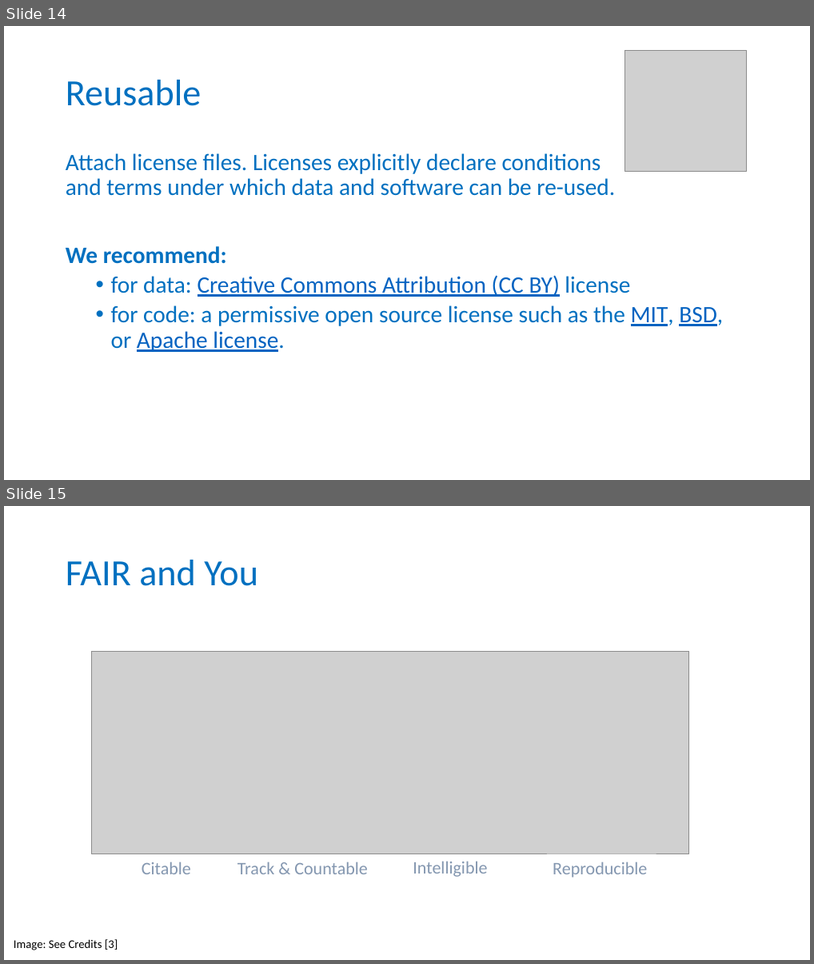
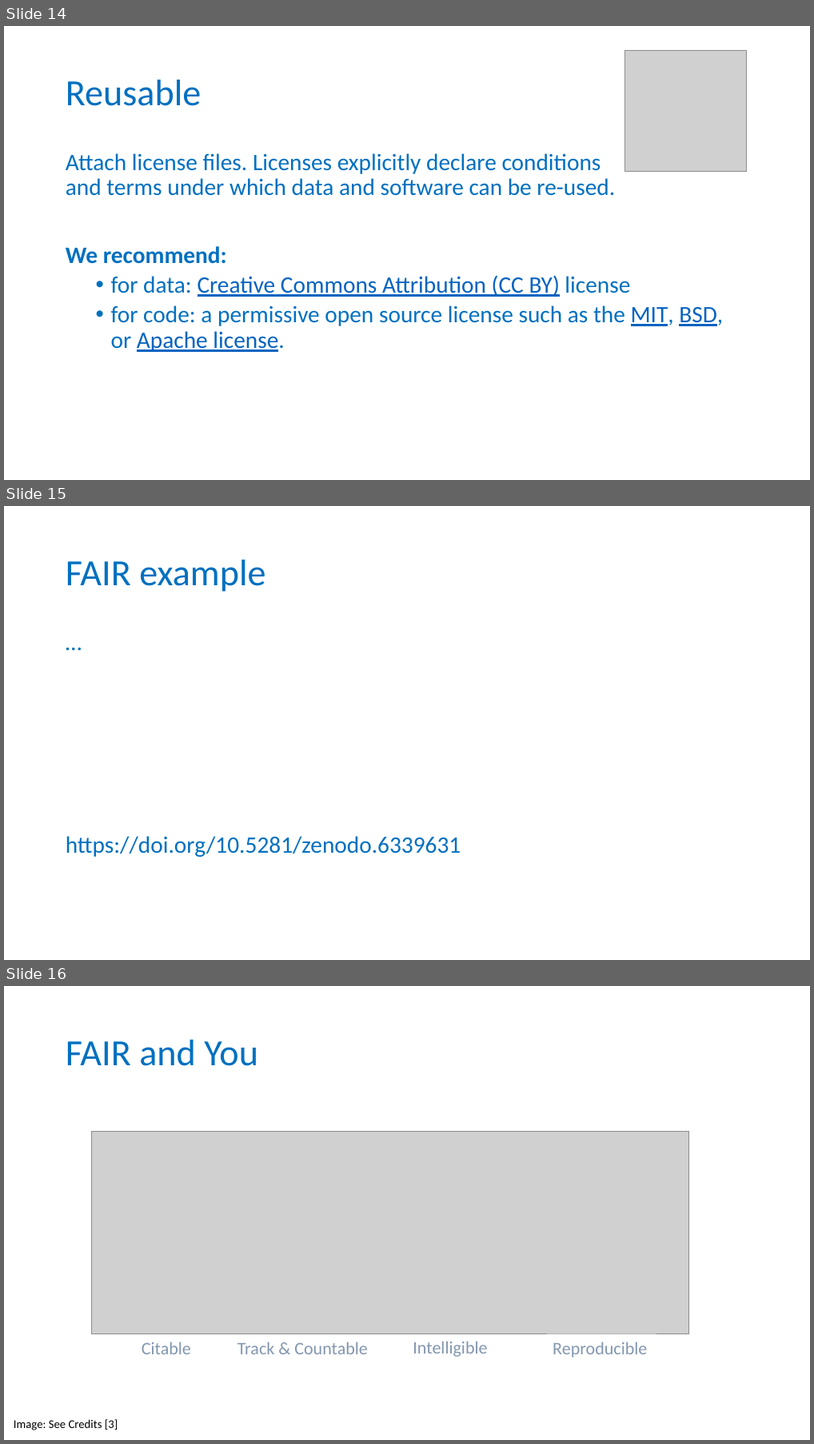
Before and after one commit to tobyhodges/probable-enigma, a slide deck: instructors/02-Being_FAIR.pptx. Shown one above the other, each under a label of ours: slides 14 and 15 before the commit, slides 14, 15 and 16 after it. The pictures are 814x964 and 814x1444 pixels, drawn with LibreOffice and Linux fonts; fonts in the diff are those of the drawing; grey boxes stand for pictures; background and template pictures are left out. Boxes give left, top, right and bottom in pixels: in the first picture for what was removed or moved away, otherwise in the second. Text is boxed around its words. In the diff, an @@ line names an element or a change of style, - is before the commit and + after.

Commit message:
revised FAIR episode

```diff
--- a/instructors/02-Being_FAIR.pptx
+++ b/instructors/02-Being_FAIR.pptx
@@ slide 15 added at (4, 506, 810, 960), background #FFFFFF @@
@@ title added at (66, 560, 266, 592), 44 pt, text #0070C0 @@
+FAIR example
@@ text added at (66, 836, 462, 856), 28 pt, text #0070C0 @@
+…
+https://doi.org/10.5281/zenodo.6339631
@@ what was slide 15 is now slide 16 @@
```
Also in this commit, not shown: 2 slides changed, 1 other file.
